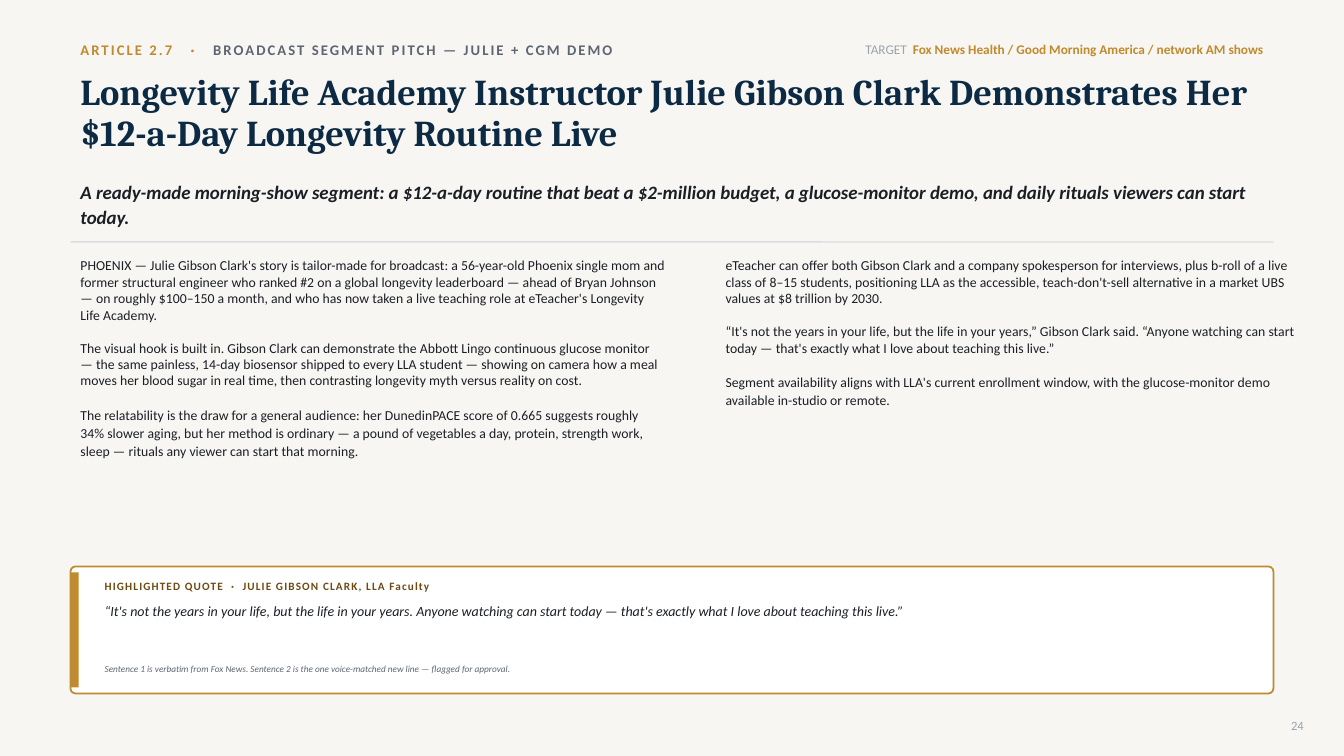
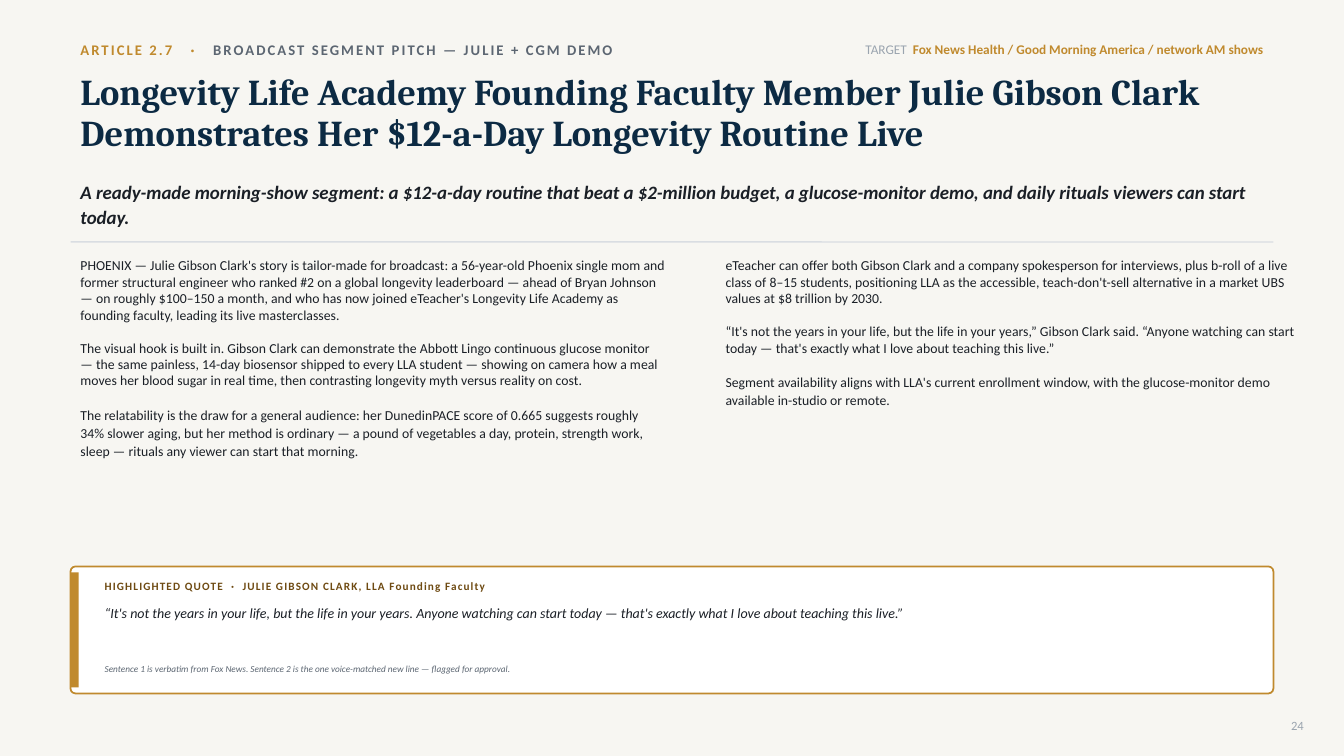
Before and after one commit to gitteromri-ux/eteacher-longevity-pr-campaign, a slide deck: slide 24 of eTeacher_Longevity_PR_Campaign.pptx. Drawn at 1344x756 pixels with LibreOffice and Linux fonts; fonts in the diff are those of the drawing. Boxes give left, top, right and bottom in pixels: in the first picture for what was removed or moved away, otherwise in the second. Text is boxed around its words. In the diff, an @@ line names an element or a change of style, - is before the commit and + after.

Commit message:
Julie = founding faculty teaching masterclasses (not the Blueprint); simplify openings

```diff
--- a/eTeacher_Longevity_PR_Campaign.pptx
+++ b/eTeacher_Longevity_PR_Campaign.pptx
@@ text at [80, 79, 1199, 154]: text changed @@
-Longevity Life Academy Instructor Julie Gibson Clark Demonstrates Her $12-a-Day Longevity Routine Live
+Longevity Life Academy Founding Faculty Member Julie Gibson Clark Demonstrates Her $12-a-Day Longevity Routine Live
@@ text at [80, 260, 665, 459]: text changed @@
-PHOENIX — Julie Gibson Clark's story is tailor-made for broadcast: a 56-year-old Phoenix single mom and former structural engineer who ranked #2 on a global longevity leaderboard — ahead of Bryan Johnson — on roughly $100–150 a month, and who has now taken a live teaching role at eTeacher's Longevity Life Academy.
-The visual hook is built in. Gibson Clark can demonstrate the Abbott Lingo continuous glucose monitor — the same painless, 14-day biosensor shipped to every LLA student — showing on camera how a meal moves her blood sugar in real time, then contrasting longevity myth versus reality on cost.
-The relatability is the draw for a general audience: her DunedinPACE score of 0.665 suggests roughly 34% slower aging, but her method is ordinary — a pound of vegetables a day, protein, strength work, sleep — rituals any viewer can start that morning.
+PHOENIX — Julie Gibson Clark's story is tailor-made for broadcast: a 56-year-old Phoenix single mom and former structural engineer who ranked #2 on a global longevity leaderboard — ahead of Bryan Johnson — on roughly $100–150 a month, and who has now joined eTeacher's Longevity Life Academy as founding faculty, leading its live masterclasses.
+The visual hook is built in. Gibson Clark can demonstrate the Abbott Lingo continuous glucose monitor — the same painless, 14-day biosensor shipped to every LLA student — showing on camera how a meal moves her blood sugar in real time, then contrasting longevity myth versus reality on cost.
+The relatability is the draw for a general audience: her DunedinPACE score of 0.665 suggests roughly 34% slower aging, but her method is ordinary — a pound of vegetables a day, protein, strength work, sleep — rituals any viewer can start that morning.
@@ text "“It's not the years in ..." at [105, 608, 904, 621]: line spacing 1.06 to 1.05 @@
@@ text at [95, 575, 1253, 597]: text changed @@
-HIGHLIGHTED QUOTE · JULIE GIBSON CLARK, LLA Faculty
+HIGHLIGHTED QUOTE · JULIE GIBSON CLARK, LLA Founding Faculty
```
Also in this commit, not shown: 22 other slides changed, 1 other file.
